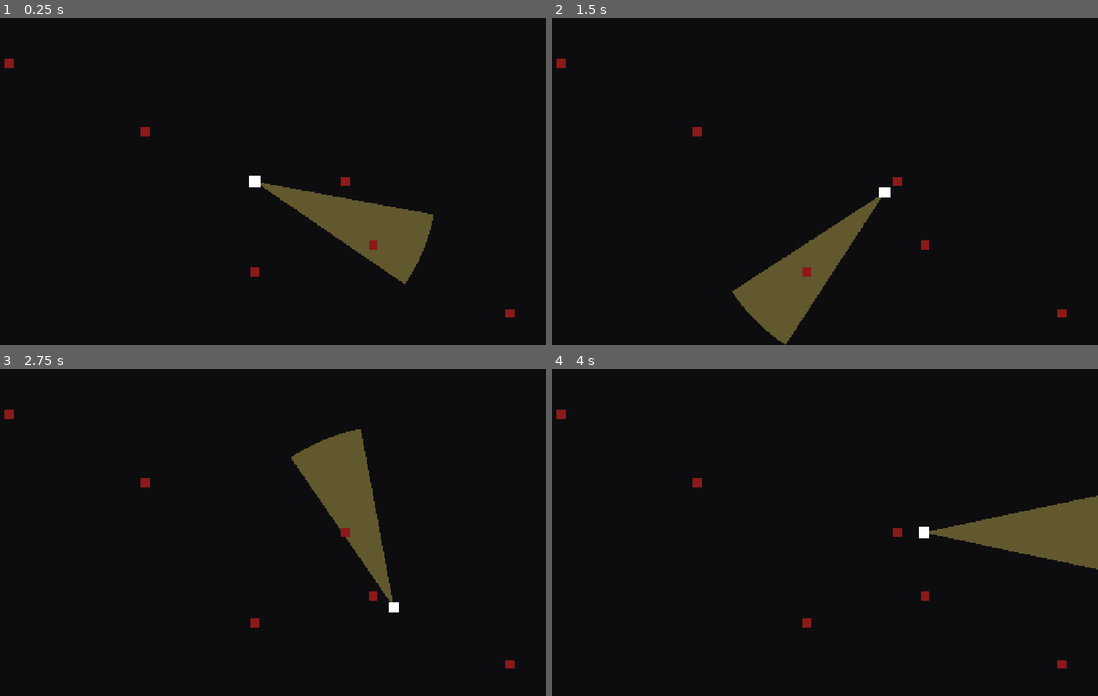
Above: before the commit, frames 1-4 (two rows, left to right).
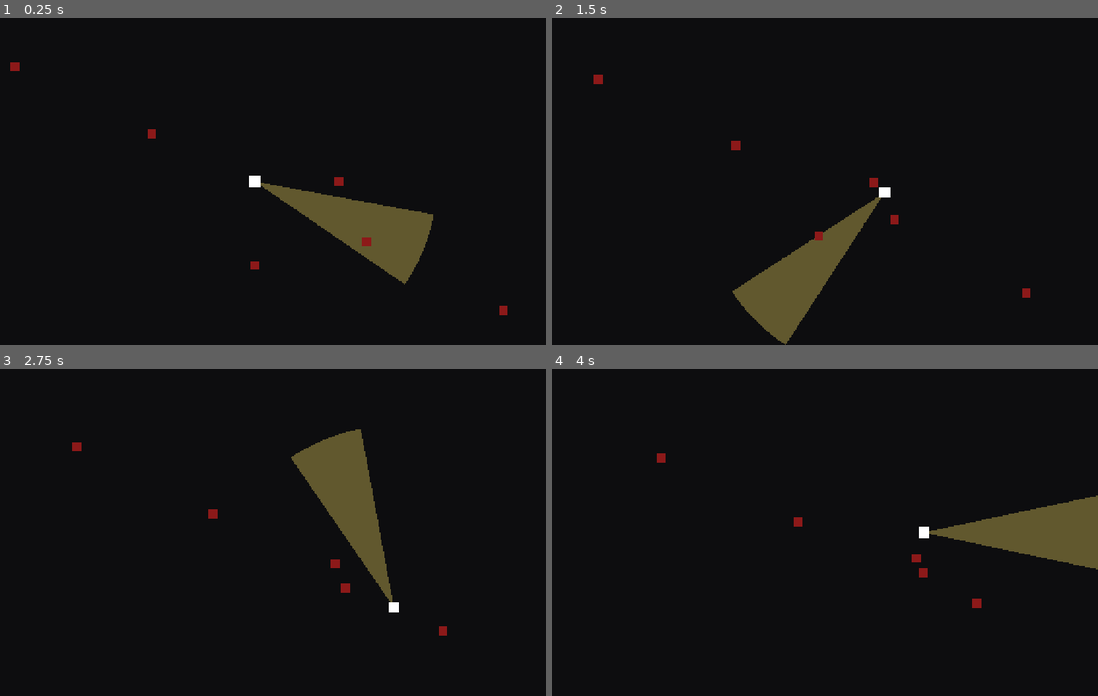
Above: after the commit, the same moments.

Repository: YaroslavChmyr/lighthouse-defence
Game: Godot game, scene res://main.tscn
Same seed, same stepped clock (60 frames per second), same inputs: the game is played once before the commit and once after it.
Inputs:
- Up to frame 1 (0.25 s): no input
- Up to frame 2 (1.5 s): hold D (move_right) 0.53-1.28 s; hold S (move_down) from 1.28 s (still down)
- Up to frame 3 (2.75 s): release S (move_down) at 2.03 s; hold D (move_right) from 2.03 s (still down)
- Up to frame 4 (4 s): release D (move_right) at 2.78 s; hold W (move_up) 2.78-3.53 s; hold Left (move_left) from 3.53 s (still down)

The runs differ from the first frame. In frame 1, 0.4% of the frame differs, in the area x 0-95%, y 12-92%; in frame 2, 0.5%; in frame 3, 0.5%; in frame 4, 0.5%.

Commit message:
Slice 4: the enemies come for you
Walkers move straight at a target Node2D at an exported 60 px/s. Main
assigns that target in _ready, a parent calling down to its children, so
walkers never search the tree for the player; the wave spawner can set
the same field when it spawns.

Collision masks stay at 0, so a walker that reaches the player sits on top
of them. Contact damage in slice 5 decides whether that should change.

Co-Authored-By: Claude Opus 5 <noreply@anthropic.com>

Diff:
--- a/entities/enemies/enemy_walker.gd
+++ b/entities/enemies/enemy_walker.gd
@@ -1,8 +1,10 @@
 extends CharacterBody2D
 
 @export var max_health: int = 3
+@export var move_speed: float = 60.0
 
 var health: int
+var target: Node2D
 
 
 func _ready() -> void:
@@ -10,6 +12,11 @@
 	add_to_group("enemies")
 
 
+func _physics_process(_delta: float) -> void:
+	velocity = global_position.direction_to(target.global_position) * move_speed
+	move_and_slide()
+
+
 func take_damage(amount: int) -> void:
 	health -= amount
 	if health <= 0:
--- /dev/null
+++ b/main.gd
@@ -0,0 +1,8 @@
+extends Node2D
+
+@onready var _player: Node2D = $Player
+
+
+func _ready() -> void:
+	for enemy in get_tree().get_nodes_in_group("enemies"):
+		enemy.target = _player
--- a/main.tscn
+++ b/main.tscn
@@ -1,9 +1,11 @@
 [gd_scene format=3]
 
+[ext_resource type="Script" path="res://main.gd" id="1_h2yge"]
 [ext_resource type="PackedScene" path="res://entities/player/player.tscn" id="1_ig7tw"]
 [ext_resource type="PackedScene" path="res://entities/enemies/enemy_walker.tscn" id="2_0xm2m"]
 
 [node name="Main" type="Node2D" unique_id=489211300]
+script = ExtResource("1_h2yge")
 
 [node name="ColorRect" type="ColorRect" parent="." unique_id=323136911]
 offset_right = 1280.0
Not shown, added: entities/enemies/enemy_walker.gd.uid
